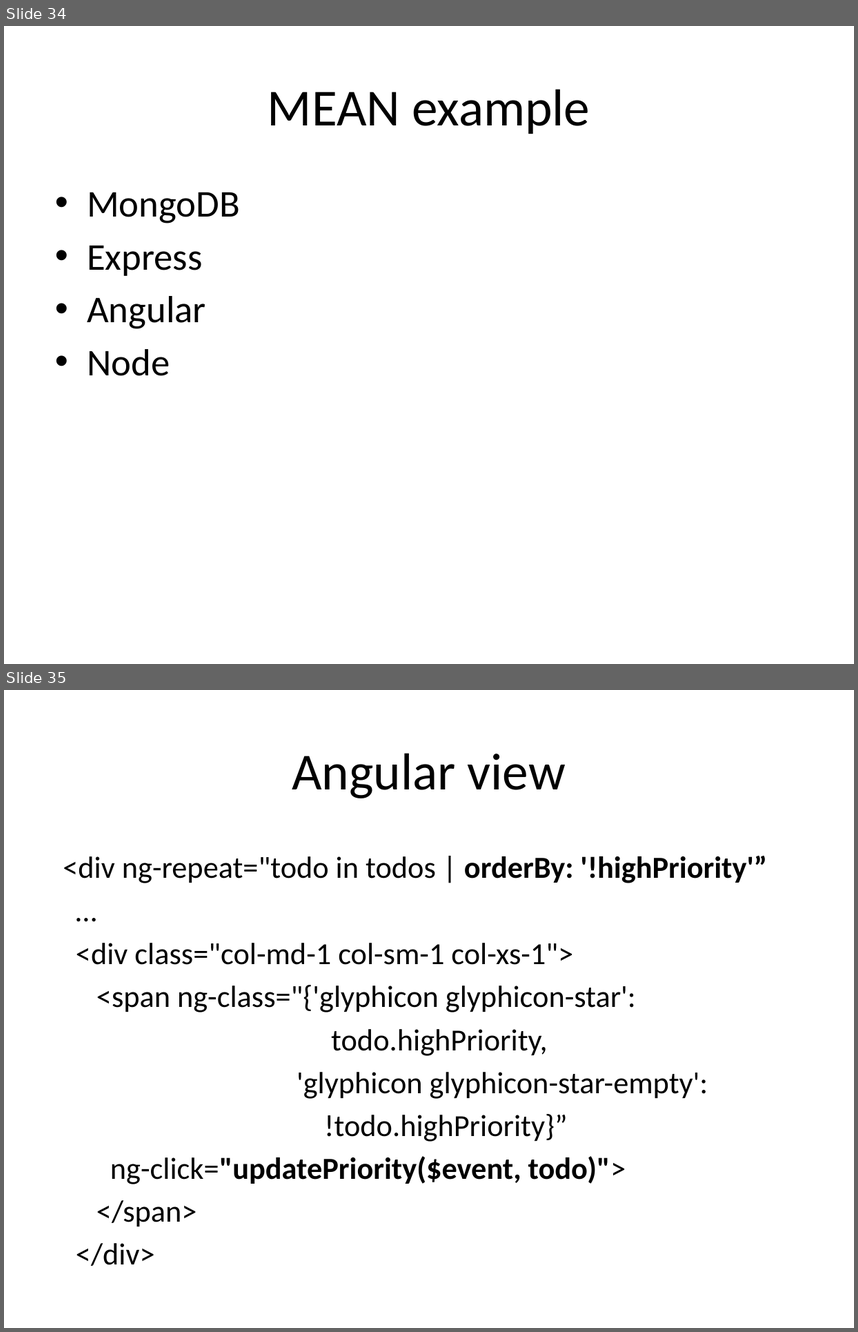
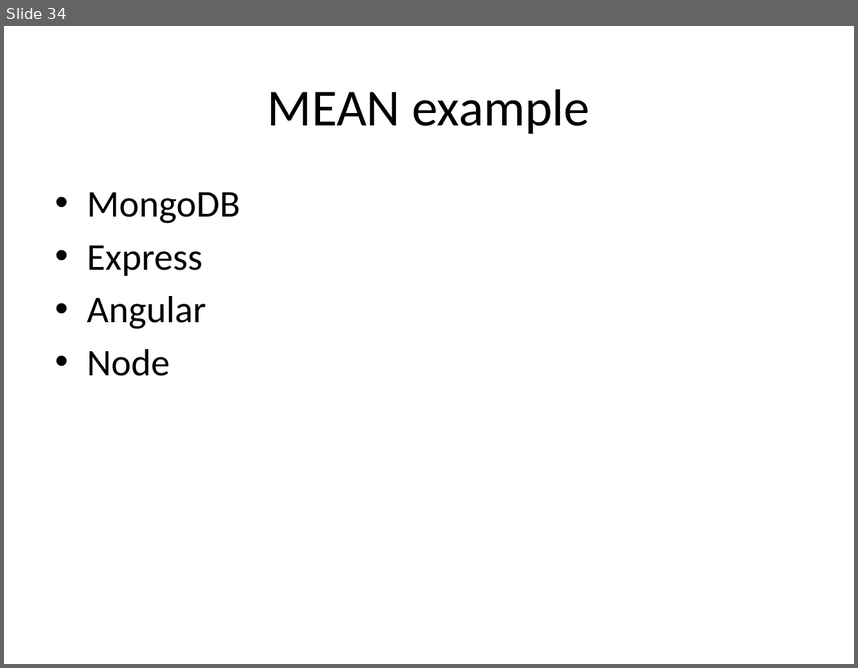
Before and after one commit to dvanvali/mongoDbPresentation, a slide deck: MongoDB.pptx. Shown one above the other, each under a label of ours: slides 34 and 35 before the commit, slide 34 after it. The pictures are 858x1332 and 858x668 pixels, drawn with LibreOffice and Linux fonts; fonts in the diff are those of the drawing; background and template pictures are left out. Boxes give left, top, right and bottom in pixels: in the first picture for what was removed or moved away, otherwise in the second. Text is boxed around its words. In the diff, an @@ line names an element or a change of style, - is before the commit and + after.

```diff
--- a/MongoDB.pptx
+++ b/MongoDB.pptx
@@ slide 35 removed at bbox=[4, 690, 854, 1328], background picture (left out) @@
@@ title removed at bbox=[292, 753, 566, 798] @@
-Angular view
@@ text removed at bbox=[63, 856, 767, 1265] @@
-<div ng-repeat="todo in todos | orderBy: '!highPriority'”
-…
-<div class="col-md-1 col-sm-1 col-xs-1">
-<span ng-class="{'glyphicon glyphicon-star':
-todo.highPriority,
-'glyphicon glyphicon-star-empty':
-!todo.highPriority}”
-ng-click="updatePriority($event, todo)">
-</span>
-</div>
```
Also in this commit, not shown: 6 slides added, 3 other slides removed, 1 other file.
